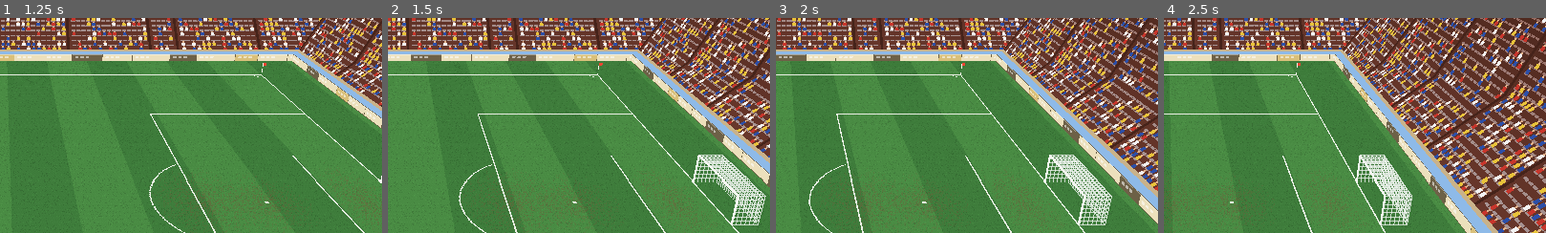
Above: before the commit, frames 1-4 (left to right).
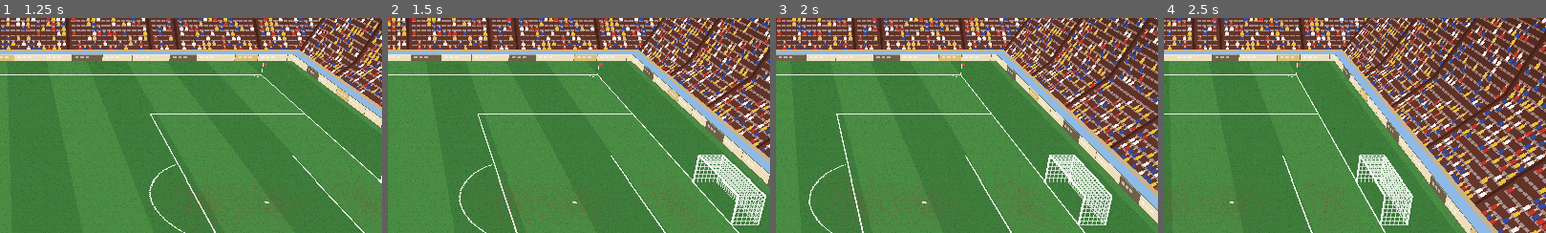
Above: after the commit, the same moments.

Repository: mundiakaluson/sprite-tan
Game: Godot game, scene res://scenes/debug/stadium_viewer.tscn
The game is run twice, just before and just after one commit, with the same random seed, the same clock (stepped at 60 frames per second) and the same inputs. This scene is started directly instead of the project's main scene.
Inputs (mouse positions are % of the whole screen's width and height, from its top left):
- Up to frame 1 (1.25 s): tap Enter at 0.5 s; move the mouse to (72, 45) at 0.52 s; hold Right (rotate_right) from 0.53 s (still down); tap B at 0.6 s; click (72, 45) at 0.67 s
- Up to frame 2 (1.5 s): release Right (rotate_right) at 1.25 s; drag from (30, 55) to (45, 70) at 1.27 s
- Up to frame 3 (2 s): no input
- Up to frame 4 (2.5 s): move the mouse to (60, 28) at 2.02 s; hold Right (rotate_right) from 2.03 s (still down); hold Space (open_pack) from 2.03 s (still down); tap B at 2.3 s
The pictures show only the part of the screen within x 50-100%, y 12-62%; the shares and areas given below are measured in that part.

Frame 1 is identical in both runs. In frame 2, 0.2% of the frame differs, in the area x 86-99%, y 63-97%; in frame 3, 0.2%; in frame 4, 0.2%.
Error in both runs: Invalid assignment of property or key 'position' with value of type 'Vector3' on a base object of type 'Nil'. (res://scripts/debug/stadium_viewer.gd:29)

Commit message:
Goal: rear posts hold the net up, net now stops the ball (soft walls), bigger game ball
Co-Authored-By: Claude Sonnet 5.5 <noreply@anthropic.com>
Claude-Session: https://claude.ai/code/session_01FrjHpaAiEjh7PpusYwPu2g

Diff:
--- a/godot/scripts/debug/stadium_viewer.gd
+++ b/godot/scripts/debug/stadium_viewer.gd
@@ -19,14 +19,14 @@
 	for i in mini(spots.size(), rows.size()):
 		var p := Player.create(); stadium.add_actor(p, spots[i]); p.setup(rows[i])
 		p.face_vector(Vector2(1, 0))
-	ball = MeshInstance3D.new(); var sm := SphereMesh.new(); sm.radius = 0.11; sm.height = 0.22; ball.mesh = sm
+	ball = MeshInstance3D.new(); var sm := SphereMesh.new(); sm.radius = GoalNet.BALL_R; sm.height = GoalNet.BALL_R * 2.0; ball.mesh = sm
 	var bm := StandardMaterial3D.new(); bm.shading_mode = BaseMaterial3D.SHADING_MODE_UNSHADED; ball.material_override = bm
 	stadium.add_child(ball); ball.visible = false
 	_label()
 
 func shoot() -> void:
 	var goal_x := Stadium.L / 2.0
-	ball.position = Vector3(goal_x - 16.0, 0.11, randf_range(-6.0, 6.0)); ball.visible = true
+	ball.position = Vector3(goal_x - 16.0, GoalNet.BALL_R, randf_range(-6.0, 6.0)); ball.visible = true
 	var target := Vector3(goal_x, randf_range(0.3, 2.3), randf_range(-3.4, 3.4))
 	var t := (target.x - ball.position.x) / 24.0
 	ball_vel = Vector3(24.0, (target.y - ball.position.y + 0.5 * 9.81 * t * t) / t, (target.z - ball.position.z) / t)
@@ -37,8 +37,8 @@
 	if not ball_live: return
 	ball_vel.y -= 9.81 * dt
 	ball.position += ball_vel * dt
-	if ball.position.y < 0.11 and ball_vel.y < 0.0:
-		ball.position.y = 0.11; ball_vel.y *= -0.6; ball_vel.x *= 0.92; ball_vel.z *= 0.92
+	if ball.position.y < GoalNet.BALL_R and ball_vel.y < 0.0:
+		ball.position.y = GoalNet.BALL_R; ball_vel.y *= -0.6; ball_vel.x *= 0.92; ball_vel.z *= 0.92
 	ball_vel = stadium.ball_update(ball.position, ball_vel)
 	if absf(ball.position.x) > 70.0 or ball_vel.length() < 0.2: ball_live = false
 
--- a/godot/scripts/stadium/goal.gd
+++ b/godot/scripts/stadium/goal.gd
@@ -15,7 +15,7 @@
 @export var override_stiffness := -1.0      ## < 0 = use the style
 @export var override_drag := -1.0
 @export var override_post_sway := -1.0
-@export var ball_radius := 0.11
+@export var ball_radius := GoalNet.BALL_R
 
 var net := GoalNet.new()
 var style := {}
@@ -45,6 +45,9 @@
 	_left = _post(Vector3(0, net.h / 2.0, -net.hw), Vector3(net.pr * 2, net.h, net.pr * 2), pc)
 	_right = _post(Vector3(0, net.h / 2.0, net.hw), Vector3(net.pr * 2, net.h, net.pr * 2), pc)
 	_bar = _post(Vector3(0, net.h, 0), Vector3(net.pr * 2, net.pr * 2, net.hw * 2 + net.pr * 2), pc)
+	var rp := net.pr * 0.8                                  # rear posts and top bar hold the net up
+	_beam(Vector3(net.dep_low, 0, -net.hw), Vector3(net.dep, net.h, -net.hw), rp, pc); _beam(Vector3(net.dep_low, 0, net.hw), Vector3(net.dep, net.h, net.hw), rp, pc)
+	_beam(Vector3(net.dep, net.h, -net.hw), Vector3(net.dep, net.h, net.hw), rp, pc)
 	_net_node = MeshInstance3D.new(); _mesh = ImmediateMesh.new(); _net_node.mesh = _mesh
 	var m := StandardMaterial3D.new(); m.shading_mode = BaseMaterial3D.SHADING_MODE_UNSHADED; m.albedo_color = nc; m.transparency = BaseMaterial3D.TRANSPARENCY_ALPHA; m.cull_mode = BaseMaterial3D.CULL_DISABLED
 	_net_node.material_override = m; add_child(_net_node)
@@ -55,6 +58,12 @@
 	var m := StandardMaterial3D.new(); m.shading_mode = BaseMaterial3D.SHADING_MODE_UNSHADED; m.albedo_color = col; mi.material_override = m
 	add_child(mi)
 	return mi
+
+func _beam(a: Vector3, b: Vector3, r: float, col: Color) -> void:
+	var dir := b - a
+	var up := Vector3.RIGHT if absf(dir.normalized().y) > 0.99 else Vector3.UP
+	var mi := _post((a + b) / 2.0, Vector3(r * 2.0, r * 2.0, dir.length()), col)
+	mi.basis = Basis.looking_at(dir, up)
 
 func _draw_net() -> void:
 	_mesh.clear_surfaces()
--- a/godot/scripts/stadium/goal_net.gd
+++ b/godot/scripts/stadium/goal_net.gd
@@ -31,6 +31,9 @@
 var drag := 6.0
 var pr := 0.06
 var bounce := 0.55
+const NET_A := 1100.0         # how hard the net wall pushes the ball back (m/s^2 per metre of penetration, times stiffness)
+const NET_C := 22.0           # the net soaks up the ball's speed while it is touching (1/s)
+const BALL_R := 0.17          # game ball radius (a real ball is 0.11 m; a bit bigger reads better on screen)
 var p := PackedVector3Array()
 var prev := PackedVector3Array()
 var home := PackedVector3Array()
@@ -85,7 +88,7 @@
 				if j < nv: _edge(edge_set, idx[Vector2i(i, j)], idx[Vector2i(i, j + 1)])
 	p = PackedVector3Array(pts); prev = p.duplicate(); home = p.duplicate()
 	pinned.resize(p.size())
-	for i in p.size(): pinned[i] = 1 if (p[i].x < 0.001 or p[i].y < 0.001) else 0
+	for i in p.size(): pinned[i] = 1 if (p[i].x < 0.001 or p[i].y < 0.001 or (absf(p[i].y - h) < 0.001 and absf(p[i].x - dep) < 0.001)) else 0   # front frame, ground, rear top bar
 	edges.clear(); rest.clear()
 	for k in edge_set.keys():
 		var a: int = k >> 20; var b: int = k & 0xFFFFF
@@ -99,7 +102,7 @@
 	left.x = 0; left.v = 0; right.x = 0; right.v = 0; bar.x = 0; bar.v = 0
 
 ## advance by dt. The ball (local position / velocity / radius) is optional. Returns {"vel": Vector3, "hits": [["net"|"left"|"right"|"bar", point], ...]}
-func step(dt: float, has_ball := false, bp := Vector3.ZERO, bv := Vector3.ZERO, br := 0.11) -> Dictionary:
+func step(dt: float, has_ball := false, bp := Vector3.ZERO, bv := Vector3.ZERO, br := BALL_R) -> Dictionary:
 	var hits := []
 	var newv := bv
 	var n := p.size()
@@ -123,8 +126,22 @@
 				p[i] = bp + nrm * reach; prev[i] = p[i] - bv * dt * 0.6; count += 1
 		if count > 0:
 			touching = true
-			newv = bv * exp(-drag * dt * minf(10.0, count) / 3.0)
+			newv = newv * exp(-drag * dt * minf(10.0, count) / 3.0)
 			hits.append(["net", bp])
+		# inside the goal the net is a soft wall (back, roof, sides): the ball cannot pass through it, the mesh bulges to show it
+		if bp.x > 0.0 and absf(bp.z) < hw + br and bp.y < h:
+			var aa := NET_A * stiff
+			var damp_k := 1.0 - minf(0.9, NET_C * dt)
+			var dd := bp.x + br - (dep_low + (dep - dep_low) * clampf(bp.y / h, 0.0, 1.0))
+			if dd > 0.0:
+				newv.x -= aa * dd * dt; newv *= damp_k; hits.append(["net", bp])
+			dd = absf(bp.z) + br - hw
+			var sg := 1.0 if bp.z > 0.0 else -1.0
+			if dd > 0.0:
+				newv.z -= sg * aa * dd * dt; newv *= damp_k; hits.append(["net", bp])
+			dd = bp.y + br - h
+			if dd > 0.0:
+				newv.y -= aa * dd * dt; newv *= damp_k; hits.append(["net", bp])
 		var parts := [["left", Vector3(0, 0, -hw), Vector3(0, h, -hw), left], ["right", Vector3(0, 0, hw), Vector3(0, h, hw), right], ["bar", Vector3(0, h, -hw), Vector3(0, h, hw), bar]]
 		for part in parts:
 			var a: Vector3 = part[1]; var b: Vector3 = part[2]; var ab := b - a
--- a/godot/scripts/stadium/stadium.gd
+++ b/godot/scripts/stadium/stadium.gd
@@ -188,7 +188,7 @@
 	world.add_child(g); goals.append(g)
 
 ## the ball (world space) near a goal: returns its new velocity after the net and posts acted on it. Call once per physics frame.
-func ball_update(pos: Vector3, vel: Vector3, radius := 0.11) -> Vector3:
+func ball_update(pos: Vector3, vel: Vector3, radius := GoalNet.BALL_R) -> Vector3:
 	for g in goals: vel = g.ball_update(pos, vel, radius)
 	return vel
 
Not shown, changed: stadiums/goallib.py
Not shown, changed: stadiums/preview.py
Not shown, changed: tool/tab_goalsim.py
